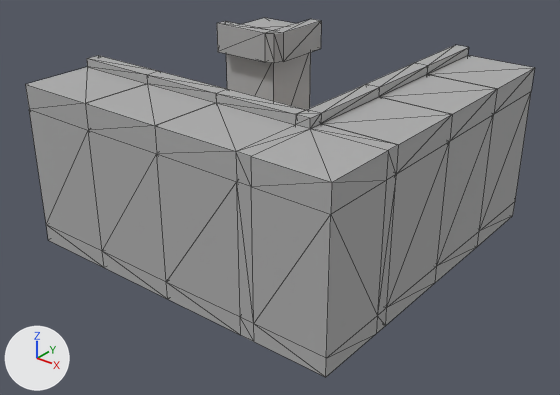
An edit to the FBX model Unity/Assets/Assets/LevelBuilding/Segment_Corner.FBX, drawn before and after from the same camera.
Rendered twice from a camera (50 mm lens) standing at (5.12, -6.55, 4.43) and looking at (0.07, -0.24, 0.52). The axes (+X, +Y, +Z) are drawn at lower left. The lights are the same throughout. Mesh edges are drawn as thin lines. Where no turn or scale is listed for an object, it has been applied to the vertices.
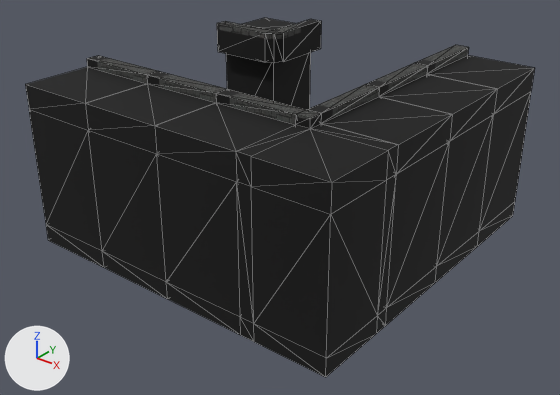
Where the newer file only moved an object's origin or applied its transform, the numbers keep the older frame.

Where the change shows, as pixel boxes (x1, y1, x2, y2) in the pictures (560 x 395 px):
'Box109', surface changed (grey to black)
    both: (236, 110, 398, 377)
'Box107', surface changed (grey to black)
    both: (155, 89, 306, 335)
'Box102', surface changed (grey to black)
    both: (85, 71, 226, 299)
'Box105', surface changed (grey to black)
    both: (307, 84, 452, 325)
'Box106', surface changed (grey to black)
    both: (25, 55, 157, 267)
'Box104', surface changed (grey to black)
    both: (366, 63, 497, 283)
'Box103', surface changed (grey to black)
    both: (415, 45, 535, 246)
'Box108', surface changed (grey to black)
    both: (217, 18, 321, 110)

The change in detail:
Picture 'LevelTextures.bmp' (img_leveltextures_bmp) is new.
In material '02 - WallMaterial01' (mat_02___wallmaterial01), base_color is no longer (0.416, 0.416, 0.416), grey #adadad.
In material '02 - WallMaterial01' (mat_02___wallmaterial01), texture is now set to img_leveltextures_bmp.
